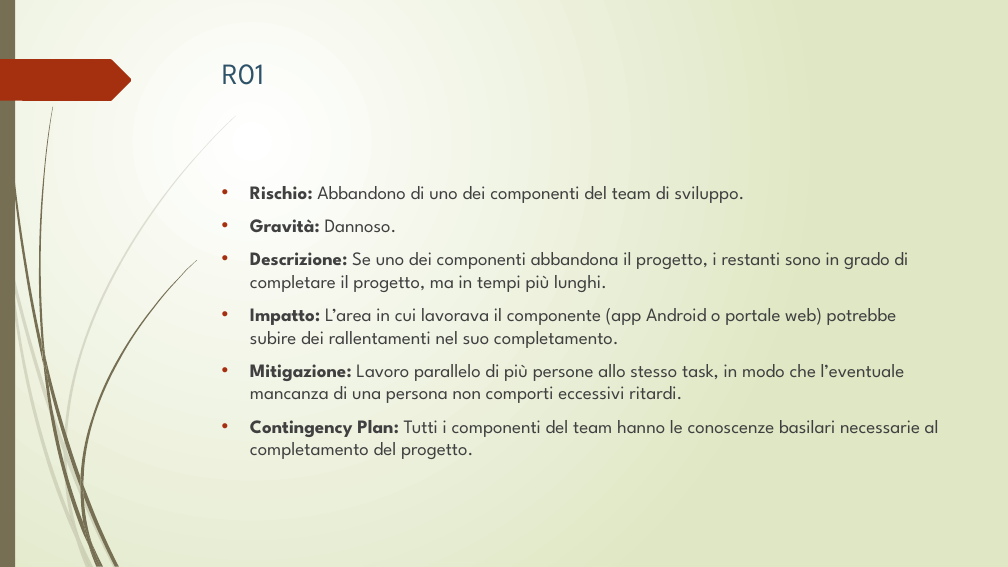
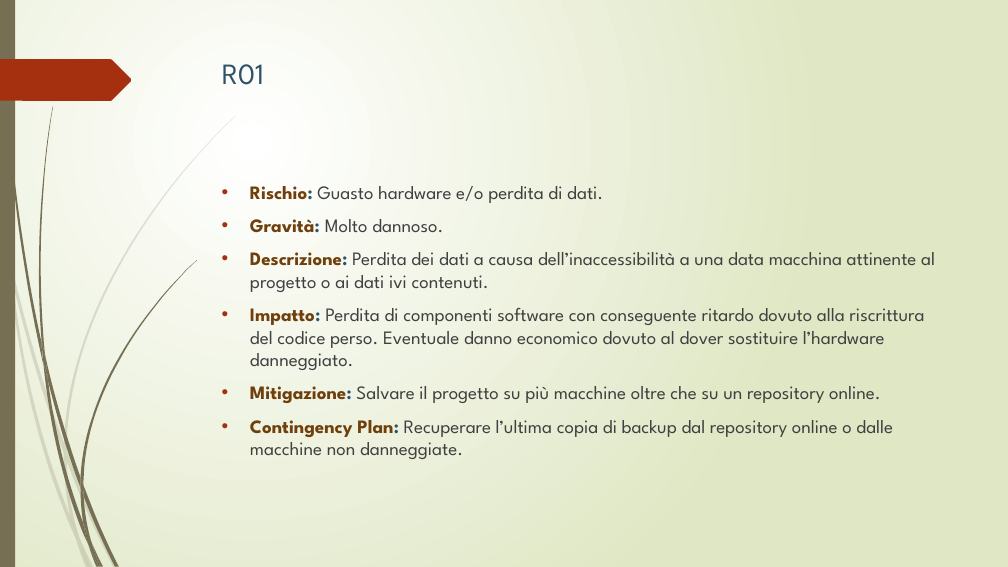
Before and after one commit to lpleo/Ingegneria_Software_2014, a slide deck: slide 48 of Slide/slide_FINALI.pptx (slide 49 before the commit). Drawn at 1008x567 pixels with LibreOffice and Linux fonts; fonts in the diff are those of the drawing. Boxes give left, top, right and bottom in pixels: in the first picture for what was removed or moved away, otherwise in the second. Text is boxed around its words. In the diff, an @@ line names an element or a change of style, - is before the commit and + after.

```diff
--- a/Slide/slide_FINALI.pptx
+++ b/Slide/slide_FINALI.pptx
@@ text at bbox=[250, 186, 935, 459]: text changed @@
-• Rischio: Abbandono di uno dei componenti del team di sviluppo.
-• Gravità: Dannoso.
-• Descrizione: Se uno dei componenti abbandona il progetto, i restanti sono in grado di completare il progetto, ma in tempi più lunghi.
-• Impatto: L’area in cui lavorava il componente (app Android o portale web) potrebbe subire dei rallentamenti nel suo completamento.
-• Mitigazione: Lavoro parallelo di più persone allo stesso task, in modo che l’eventuale mancanza di una persona non comporti eccessivi ritardi.
-• Contingency Plan: Tutti i componenti del team hanno le conoscenze basilari necessarie al completamento del progetto.
+• Rischio: Guasto hardware e/o perdita di dati.
+• Gravità: Molto dannoso.
+• Descrizione: Perdita dei dati a causa dell’inaccessibilità a una data macchina attinente al progetto o ai dati ivi contenuti.
+• Impatto: Perdita di componenti software con conseguente ritardo dovuto alla riscrittura del codice perso. Eventuale danno economico dovuto al dover sostituire l’hardware danneggiato.
+• Mitigazione: Salvare il progetto su più macchine oltre che su un repository online.
+• Contingency Plan: Recuperare l’ultima copia di backup dal repository online o dalle macchine non danneggiate.
```
Also in this commit, not shown: 4 other slides changed, 3 slides removed, 7 other files.
